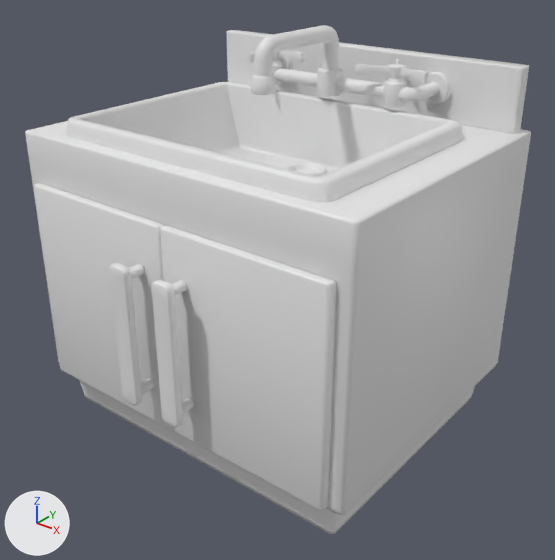
A saved change to the FBX model Assets/Models/environment_sink.fbx.
The view is the same before and after, from a 50 mm camera at (0.951, -1.191, 1.044) aimed at (0.04, -0.052, 0.338). Arrows for +X, +Y and +Z are at lower left; the lights stay in place. Where no turn or scale is listed for an object, it has been applied to the vertices.

Names of what the first picture shows: 'environment_sink', 'environment_sink left door', 'environment_sink right door'.
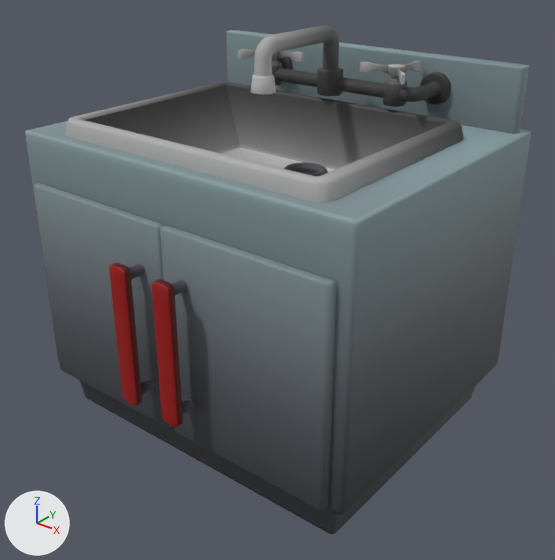
What differs and where, as boxes [x1, y1, x2, y2] in the pictures (555 x 560 px; the box of a moved part takes in the faces that stretch with it):
'environment_sink right door', turned, rescaled
    both: [34, 183, 174, 430]
part 1 of me_environment_sink, added
    after: [404, 61, 422, 73]
part 2 of me_environment_sink, added
    after: [238, 49, 256, 59]
part 3 of me_environment_sink, deleted
    before: [248, 52, 255, 63]
part 4 of me_environment_sink, moved or reshaped
    before: [30, 33, 529, 219]
    after: [25, 51, 531, 262]
part 5 of me_environment_sink, recoloured
    both: [25, 25, 531, 534]
part 6 of me_environment_sink_right_door, moved or reshaped
    both: [109, 263, 142, 406]
part 7 of me_environment_sink_right_door, added
    after: [129, 264, 145, 279]
part 8 of me_environment_sink_right_door, added
    after: [141, 379, 155, 394]
part 9 of me_environment_sink_right_door, deleted
    before: [141, 379, 155, 394]
part 10 of me_environment_sink_right_door, deleted
    before: [129, 264, 145, 279]
part 11 of me_environment_sink_right_door, moved or reshaped
    both: [34, 183, 174, 430]
part 12 of me_environment_sink_left_door, recoloured
    both: [152, 226, 337, 510]

What changed in the scene script:
```text
Change me_environment_sink_right_door:
    used by ob_environment_sink_right_door; parent = ob_environment_sink; location = (-0.369, -0.324, 0.317)
    remove me_environment_sink_right_door.from_pydata(...)  # 244 vertices, 204 faces; spans x 0.0..0.369, y -0.071..0.005, z -0.221..0.221
    add me_environment_sink_right_door.from_pydata(...)  # 244 vertices, 200 faces; spans x -0.369..0.0, y -0.071..0.005, z -0.221..0.221
    me_environment_sink_right_door part 6: the loose piece of 96 vertices spanning x 0.292..0.335, y -0.071..-0.054, z -0.147..0.148 is mirrored in x about the mesh origin, in mat_texture_atlas (picture img_texture_atlas_psd)
    me_environment_sink_right_door part 7: a new loose piece of 48 vertices spanning x -0.326..-0.303, y -0.059..-0.014, z 0.113..0.134, in mat_texture_atlas (picture img_texture_atlas_psd)
    me_environment_sink_right_door part 8: a new loose piece of 48 vertices spanning x -0.326..-0.303, y -0.059..-0.014, z -0.138..-0.118, in mat_texture_atlas (picture img_texture_atlas_psd)
    me_environment_sink_right_door part 9: the loose piece of 48 vertices spanning x 0.303..0.326, y -0.059..-0.014, z -0.138..-0.118 is deleted
    me_environment_sink_right_door part 10: the loose piece of 48 vertices spanning x 0.303..0.326, y -0.059..-0.014, z 0.113..0.134 is deleted
    me_environment_sink_right_door part 11: 48 vertices removed from x 0.001..0.369, y -0.014..0.005, z -0.221..0.221; 48 vertices added at x -0.369..-0.001, y -0.014..0.005, z -0.221..0.221
    add me_environment_sink_right_door.materials.append(mat_texture_atlas)  # picture img_texture_atlas_psd
Change me_environment_sink:
    remove me_environment_sink.from_pydata(...)  # 3486 vertices, 3242 faces; spans x -0.4..0.4, y -0.32..0.32, z 0.0..0.827
    add me_environment_sink.from_pydata(...)  # 3534 vertices, 3286 faces; spans x -0.4..0.4, y -0.32..0.32, z 0.0..0.827
    me_environment_sink part 1: a new loose piece of 117 vertices spanning x 0.157..0.171, y 0.186..0.259, z 0.74..0.761, in mat_texture_atlas (picture img_texture_atlas_psd)
    me_environment_sink part 2: a new loose piece of 117 vertices spanning x -0.214..-0.162, y 0.121..0.182, z 0.74..0.761, in mat_texture_atlas (picture img_texture_atlas_psd)
    me_environment_sink part 3: the loose piece of 108 vertices spanning x -0.165..-0.154, y 0.103..0.176, z 0.74..0.761 is deleted
    me_environment_sink part 4: 78 vertices moved from x -0.288..0.298, y 0.065..0.246, z 0.523..0.76 to x -0.288..0.298, y 0.065..0.246, z 0.529..0.76; 249 vertices removed from x -0.384..0.384, y 0.135..0.303, z 0.647..0.761; 281 vertices added at x -0.4..0.4, y -0.32..0.32, z 0.617..0.761
    me_environment_sink part 5: 2697 faces spanning x -0.4..0.4, y -0.32..0.32, z 0.0..0.827 switch from no material to mat_texture_atlas (picture img_texture_atlas_psd)
Change me_environment_sink_left_door:
    remove me_environment_sink_left_door.from_pydata(...)  # 244 vertices, 204 faces; spans x -0.369..0.0, y -0.071..0.005, z -0.221..0.221
    add me_environment_sink_left_door.from_pydata(...)  # 244 vertices, 200 faces; spans x -0.369..0.0, y -0.071..0.005, z -0.221..0.221
    me_environment_sink_left_door part 12: 200 faces spanning x -0.369..0.0, y -0.071..0.005, z -0.221..0.221 switch from no material to mat_texture_atlas (picture img_texture_atlas_psd)
Change ob_environment_sink_right_door:
    ob_environment_sink_right_door.rotation_euler: (0.0, 0.0, 0.0) -> (-3.142, 0.0, 0.0)  # degrees (0, 0, 0) -> degrees (-180, 0, 0)
    ob_environment_sink_right_door.scale: (1.0, 1.0, 1.0) -> (-1.0, -1.0, -1.0)
```
